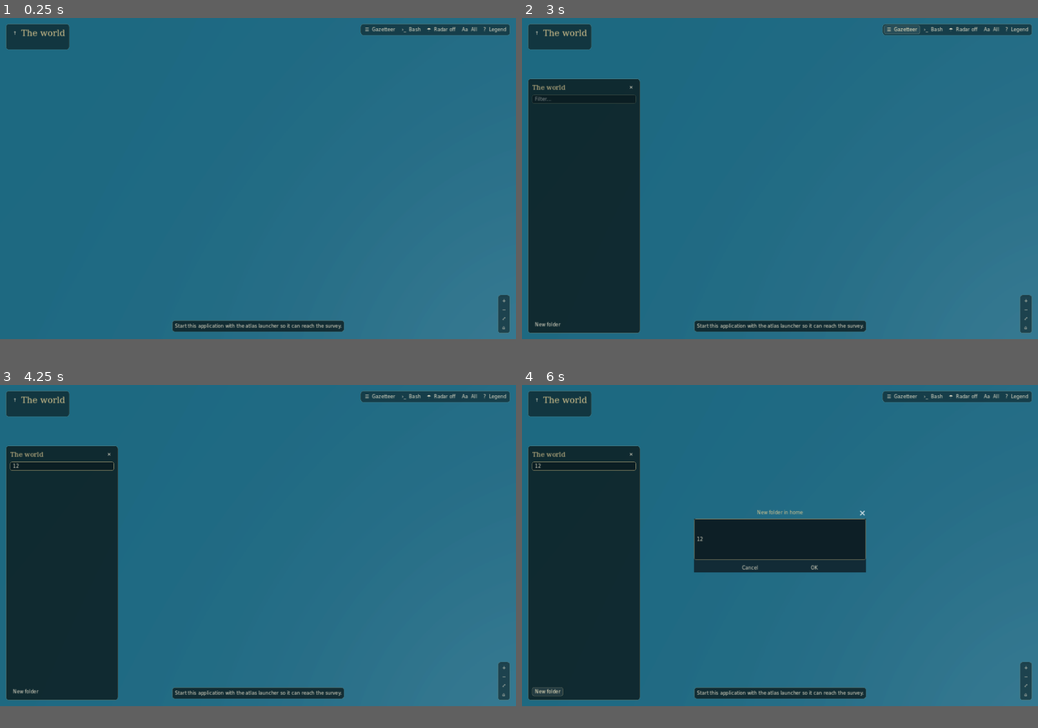
Above: before the commit, frames 1-4 (two rows, left to right).
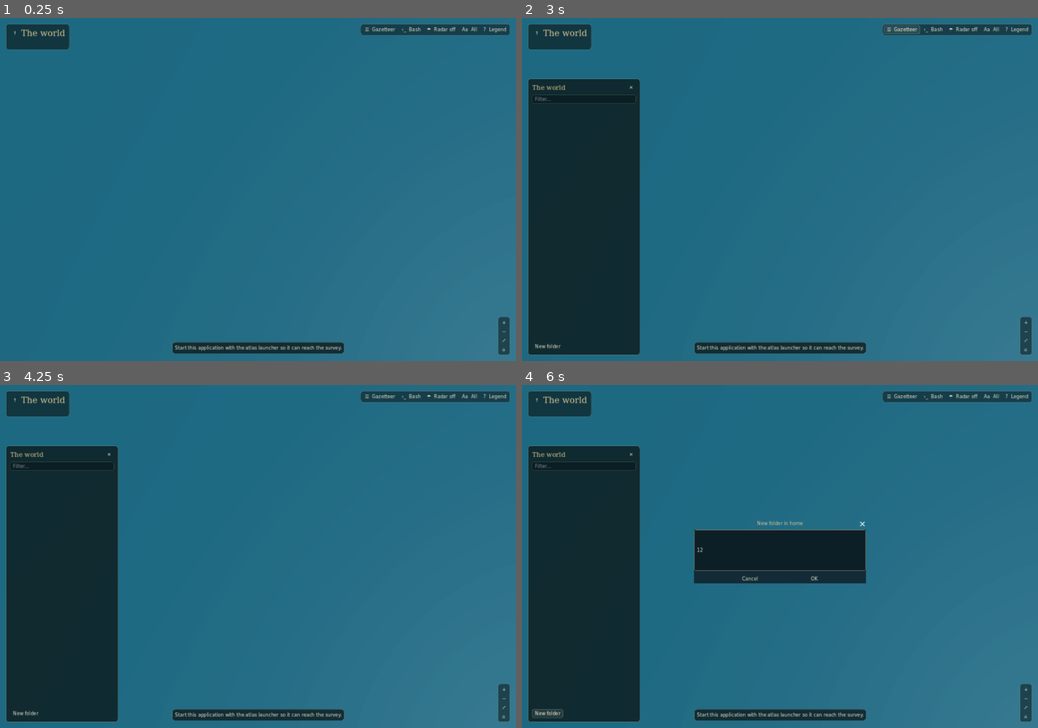
Above: after the commit, the same moments.

Repository: 3-mmc/cartografiler
Game: Godot game, scene res://main.tscn
The game is run twice, just before and just after one commit, with the same random seed, the same clock (stepped at 60 frames per second) and the same inputs.
Inputs (mouse positions are in pixels of both pictures, inside the frame that each line leads up to):
- Up to frame 1 (0.25 s): no input
- Up to frame 2 (3 s): click "? Legend" at 0.5 s; click "✕" at 1.25 s; click "↑" at 2 s; click "☰ Gazetteer" at 2.75 s
- Up to frame 3 (4.25 s): click (61, 467) at 3.52 s; type "12" at 3.6 s
- Up to frame 4 (6 s): click "New folder" at 4.25 s; click (780, 539) at 5.02 s; type "12" at 5.1 s; click "New folder" at 5.75 s
In our replay, the window is 800x499 before the commit and 800x533 after it. These sizes can differ from the game's own. Grey fills any space a smaller window leaves; there, only what the larger window draws over its background counts as a difference.

The runs differ from the first frame. In frame 1, 2.6% of the frame differs, in the area x 33-99%, y 80-99%; in frame 2, 6.5%; in frame 3, 6.6%; in frame 4, 9.2%, in the area x 0-100%, y 22-100%.

Commit message:
Tiles kept between sessions, compiled noise, aqueducts, and riverside towns
Tiles cost 0.1-1.6 s to draw and were thrown away at exit. They now persist in
tiles.sqlite beside the laid-out territories: a revisited place comes back in
2.3 ms instead of drawing again. Validity is not a signature, since a territory's
signature is its shape and the raster also bakes in activity, so each tile is
stored with the moment it stops being true and dropped by the same bounding boxes
that already invalidate the tiles held in memory. A tile showing a geyser expires
with the geyser's 15-minute window. Stored with zstd where it is installed (a
third of raw, against deflate's 45%, and quicker both ways), deflate otherwise,
with a codec byte so a row is never read by the wrong one.

Noise: value_noise spelled its lower edge twice, a second full-grid interpolation
every call. The world is also sampled on many small point sets, about 20k lattice
calls a tile at a median of 61 points, where NumPy spent ~60 us a call on uint64
temporaries against ~1 us of work. branchfm/fastnoise.py compiles the primitives
with numba where it is installed, 52x on the sizes that dominate and 1.39x on a
whole tile, and falls back to NumPy where it is not. Bit-identity is enforced by
tests: territories, cached tiles and the borders all key on the exact values.

Aqueducts: a symlink was already an arch, so link-heavy folders read as rubble.
A folder's links are now the spans of one arcade, starting at the water and
running to the settlement it serves, with piers that abut into an unbroken deck.
The natural sandstone arch stays what it is; masonry is a new model. The index
records where a link points, which an aqueduct will need to reach its real target.

Towns follow water: a town steps onto the bank and grows along it rather than
sitting as a disc on a patch centroid, and one astride a river bridges it.

Flicker: a coarse stand-in and the finer tile over it disagreed about the ground
by far more than the clearance could hide, up to a quarter of the view where the
finer tile had descended into a child territory. The stand-in now gives up the
cells a finer tile has drawn, comes from no more than two levels up, and sits
three times deeper. Tile workers also took every core while the map was coming
in, which is exactly when the renderer needs one, and now yield to it.

The window opens maximised and expands rather than letterboxing, and the smoke
test reports frames and triangles.

Co-Authored-By: Claude Opus 5 <noreply@anthropic.com>
Claude-Session: https://claude.ai/code/session_01NDbEzA6eVFHKVc3TWYYgou

Diff:
--- a/native/main.gd
+++ b/native/main.gd
@@ -12,7 +12,7 @@
 	Color(0.45, 0.36, 0.26), Color(0.36, 0.5, 0.3), Color(0.3, 0.26, 0.2), Color(0.28, 0.22, 0.16), Color(0.78, 0.66, 0.5),
 	Color(0.55, 0.5, 0.46), Color(0.62, 0.62, 0.6), Color(0.8, 0.79, 0.76), Color(0.6, 0.58, 0.56), Color(0.62, 0.58, 0.52),
 	Color(0.84, 0.78, 0.66), Color(0.86, 0.8, 0.66), Color(0.95, 0.96, 0.96), Color(0.7, 0.66, 0.58), Color(0.78, 0.66, 0.52),
-	Color(0.84, 0.82, 0.78), Color(0.7, 0.72, 0.74), Color(0.86, 0.8, 0.66)]
+	Color(0.84, 0.82, 0.78), Color(0.7, 0.72, 0.74), Color(0.86, 0.8, 0.66), Color(0.82, 0.76, 0.64)]
 const STEAM_MODEL = 16
 const FOV = 38.0                # horizontal field of view in perspective
 const SERIF = preload("res://fonts/Cartography.ttf")
@@ -25,6 +25,10 @@
 const EXAG = 4.0                # vertical exaggeration
 const SAMPLES = 257
 const TILES_ACROSS = 2.6        # tile size relative to the view width
+const FALLBACK_LEVELS = 2       # how far up a coarse stand-in may come from
+const SINK_PER_LEVEL = 1.2      # clearance under a coarse fallback, in render units.
+                                # It must exceed the coarse-vs-fine height error or the
+                                # fallback punches through the finer tile and z-fights.
 const MAX_INFLIGHT = 6
 const DETAIL_REPEATS = 5.0      # detail texture repeats across the view (per octave)
 const KIND_NAMES = {"pdf":"PDF", "images":"Image", "audio":"Audio", "video":"Video", "tables":"Table", "code":"Source",
@@ -574,7 +578,11 @@
 			continue
 		var parts = key.split(":")
 		var l = int(parts[0]); var tx = int(parts[1]); var ty = int(parts[2])
-		while l > 0:
+		# Only a near ancestor stands in. Further up, the fallback is drawn from a territory
+		# the finer tile has since descended out of, so its ground disagrees by more than any
+		# clearance can hide and the two surfaces fight.
+		var floor_l = maxi(0, l-FALLBACK_LEVELS)
+		while l > floor_l:
 			l -= 1; tx >>= 1; ty >>= 1
 			var up = tile_key(l, tx, ty)
 			if tiles.has(up) and not tiles[up].get("loading", false):
@@ -730,6 +738,21 @@
 	detail_array = Texture2DArray.new()
 	detail_array.create_from_images(images)
 
+func coverage(t) -> Array:
+	# Which sub-cells of a coarse stand-in the finer tiles have already drawn, so it can drop
+	# them rather than fight the finer ground for the same pixels.
+	var d = level-t.level
+	if d <= 0 or d > FALLBACK_LEVELS:
+		return [0, 1]
+	var n = 1 << d
+	var mask = 0
+	for j in n:
+		for i in n:
+			var k = tile_key(level, t.x*n+i, t.y*n+j)
+			if tiles.has(k) and not tiles[k].get("loading", false) and tiles[k].node.visible:
+				mask |= 1 << (j*n+i)
+	return [mask, n]
+
 func place_tiles():
 	var scale = RENDER/view*EXAG
 	# Detail repeats every P world units (P a power of two near a sixth of the view), cross-faded
@@ -747,7 +770,10 @@
 		t.node.scale = Vector3(S/view*RENDER, 1.0, S/view*RENDER)
 		t.mat.set_shader_parameter("height_scale", scale)
 		t.mat.set_shader_parameter("height_offset", (t.base-h_ref)*scale)
-		t.mat.set_shader_parameter("sink", 0.0 if t.level == level else RENDER*0.004*(level-t.level))
+		t.mat.set_shader_parameter("sink", 0.0 if t.level == level else SINK_PER_LEVEL*(level-t.level))
+		var cover = coverage(t)
+		t.mat.set_shader_parameter("covered", cover[0])
+		t.mat.set_shader_parameter("covered_n", cover[1])
 		t.mat.set_shader_parameter("weather_on", 1.0 if weather_on else 0.0)
 		t.mat.set_shader_parameter("time_s", clock)
 		var ox = t.x*S
@@ -763,7 +789,7 @@
 			m.set_shader_parameter("tile_world", S)
 			m.set_shader_parameter("height_scale", scale)
 			m.set_shader_parameter("height_offset", (t.base-h_ref)*scale)
-			m.set_shader_parameter("sink", 0.0 if t.level == level else RENDER*0.004*(level-t.level))
+			m.set_shader_parameter("sink", 0.0 if t.level == level else SINK_PER_LEVEL*(level-t.level))
 			m.set_shader_parameter("appear", smoothstep(0.0, 0.5, clock-float(t.get("born", 0.0))))
 	ocean.position = Vector3(0, (0.0-h_ref)*scale-0.05, 0)
 
@@ -1370,7 +1396,7 @@
 The whole filesystem is surveyed into one continuous map. The survey keeps running in the background, coarse to fine; parchment marks terra incognita it has not reached yet. Every folder owns a territory sized by what it holds; its own files stand in its home district.
 
 [color=#d9c68f][b]Continents are disks[/b][/color]
-The Linux (WSL) disk is one continent; each Windows drive (C:, D:, E:…) and each cloud drive is another, across open sea. Inside a disk everything is one landmass: provinces share borders along ridgelines.
+The root disk is one continent, named for the system it carries; every other drive is another across open sea — under WSL that means each Windows drive (C:, D:, E:…) and each cloud drive. Inside a disk everything is one landmass: provinces share borders along ridgelines.
 
 [color=#d9c68f][b]Water flows toward the parent folder[/b][/color]
 Every folder's water leaves at its outlet and runs down the valleys between provinces to its parent, and on to the sea. …(253 unchanged characters)…
@@ -1607,5 +1633,14 @@
 		for node in fading: node.modulate.a = 1.0
 		await RenderingServer.frame_post_draw
 		get_viewport().get_texture().get_image().save_png(capture_path)
-	print("BRANCH_SMOKE_OK tiles=", tiles.size(), " level=", level, " labels=", place_labels.size(), " here=", here.map(func(p): return p.name))
+	# Frames over a short settled window: the renderer's own cost, with every tile already in.
+	var frames = 0
+	var t_start = Time.get_ticks_msec()
+	while Time.get_ticks_msec()-t_start < 2000:
+		await RenderingServer.frame_post_draw
+		frames += 1
+	var fps = frames*1000.0/maxf(1.0, Time.get_ticks_msec()-t_start)
+	print("BRANCH_SMOKE_OK tiles=", tiles.size(), " level=", level, " labels=", place_labels.size(),
+		" fps=", "%.1f" % fps, " tris=", tiles.size()*(tile_mesh.subdivide_width+1)*(tile_mesh.subdivide_depth+1)*2,
+		" here=", here.map(func(p): return p.name))
 	get_tree().quit()
--- a/native/models.gd
+++ b/native/models.gd
@@ -7,7 +7,7 @@
 static func build() -> Array[ArrayMesh]:
 	return [broadleaf(), conifer(), house(), boulder(), palm(), cactus(), shrub(), oak(), flat_house(), factory(),
 		warehouse(), silo(), power_station(), ruin(), town_hall(), keep(), steam(), obelisk(), arch(), block(), tower(),
-		wall_tower()]
+		wall_tower(), aqueduct()]
 
 static func _tri(st: SurfaceTool, a: Vector3, b: Vector3, c: Vector3, part: float, centre: Vector3 = Vector3(INF, 0, 0)):
 	# Faces point away from the model's centre (or its axis), wound clockwise as seen from
@@ -329,6 +329,52 @@
 	_prism(st, 0.08, 1.0, 1.15, 4, 1.0, 0.0)
 	return _finish(st)
 
+static func aqueduct() -> ArrayMesh:
+	# One span of a Roman arcade, built to abut its neighbours: the deck runs the full unit
+	# width so a row of them joins into a continuous channel, and the piers stand at the unit
+	# edges so two units share a pier. Masonry, unlike the natural arch above it in this file.
+	var st = _begin()
+	var half = 0.5
+	var pier = 0.12
+	var spring = 0.42          # where the arch springs from the piers
+	var deck = 0.86
+	var depth = 0.16
+	# Piers, at both edges so neighbouring spans share them.
+	_box(st, Vector3(-half, 0.0, -depth), Vector3(-half+pier, spring, depth), 1.0, false)
+	_box(st, Vector3(half-pier, 0.0, -depth), Vector3(half, spring, depth), 1.0, false)
+	# The arch ring over the opening, as a band of voussoirs.
+	var segs = 10
+	var r = half-pier
+	var prev_in = Vector3.ZERO
+	var prev_out = Vector3.ZERO
+	for i in segs+1:
+		var a2 = PI*float(i)/segs
+		var cx = -cos(a2)*r
+		var cy = spring+sin(a2)*r*0.62
+		var nx = -cos(a2)
+		var ny = sin(a2)*0.62
+		var l = sqrt(nx*nx+ny*ny)
+		nx /= l
+		ny /= l
+		var inner = Vector3(cx, cy, 0)
+		var outer = Vector3(cx+nx*0.10, cy+ny*0.10, 0)
+		if i > 0:
+			for s in [-depth, depth]:
+				var a3 = prev_in+Vector3(0, 0, s)
+				var b3 = prev_out+Vector3(0, 0, s)
+				var c3 = outer+Vector3(0, 0, s)
+				var d3 = inner+Vector3(0, 0, s)
+				_tri(st, a3, b3, c3, 1.0, Vector3(0, spring, 0))
+				_tri(st, a3, c3, d3, 1.0, Vector3(0, spring, 0))
+			# The soffit: the underside of the opening.
+			_tri(st, prev_in+Vector3(0, 0, -depth), inner+Vector3(0, 0, -depth), inner+Vector3(0, 0, depth), 1.0, Vector3(0, 9, 0))
+			_tri(st, prev_in+Vector3(0, 0, -depth), inner+Vector3(0, 0, depth), prev_in+Vector3(0, 0, depth), 1.0, Vector3(0, 9, 0))
+		prev_in = inner
+		prev_out = outer
+	# The deck, spanning the whole unit so a run of them is unbroken.
+	_box(st, Vector3(-half, deck, -depth), Vector3(half, deck+0.14, depth), 1.0)
+	return _finish(st)
+
 static func arch() -> ArrayMesh:
 	# A sandstone arch in the manner of Delicate Arch: a slickrock fin at the base, two massive
 	# buttressed legs, and a thick span thinning to a waist at the top, all banded red rock.
--- a/native/project.godot
+++ b/native/project.godot
@@ -10,7 +10,9 @@
 window/size/viewport_height=900
 window/size/window_width_override=1440
 window/size/window_height_override=900
+window/size/mode=2
 window/stretch/mode="canvas_items"
+window/stretch/aspect="expand"
 
 [rendering]
 renderer/rendering_method="gl_compatibility"
--- a/native/terrain.gdshader
+++ b/native/terrain.gdshader
@@ -23,6 +23,12 @@
 uniform float weather_on = 1.0;
 uniform float time_s = 0.0;
 uniform float sink = 0.0;            // coarse fallback tiles sit just under finer ones
+// Which of this tile's sub-cells a finer tile has already drawn. A coarse stand-in and the
+// finer tile over it disagree about the ground by far more than any clearance can hide (a
+// quarter of the view, where the finer tile has descended into a child territory), so the
+// stand-in gives up those cells entirely instead of fighting for them.
+uniform int covered = 0;             // bitmask, row-major over covered_n x covered_n
+uniform int covered_n = 1;
 
 varying vec2 tuv;
 varying vec2 puv;
@@ -81,6 +87,13 @@
 }
 
 void fragment() {
+	if (covered != 0) {
+		int cx = int(floor(clamp(puv.x, 0.0, 0.999) * float(covered_n)));
+		int cy = int(floor(clamp(puv.y, 0.0, 0.999) * float(covered_n)));
+		if ((covered & (1 << (cy * covered_n + cx))) != 0) {
+			discard;
+		}
+	}
 	float e = 1.0 / SAMPLES;
 	float hl = textureLod(heightmap, tuv - vec2(e, 0.0), 0.0).r;
 	float hr = textureLod(heightmap, tuv + vec2(e, 0.0), 0.0).r;
Not shown, changed: branchfm/atlas_api.py
Not shown, added: branchfm/fastnoise.py
Not shown, changed: branchfm/index.py
Not shown, changed: branchfm/tiles.py
Not shown, changed: branchfm/world.py
Not shown, changed: tests/test_world.py
